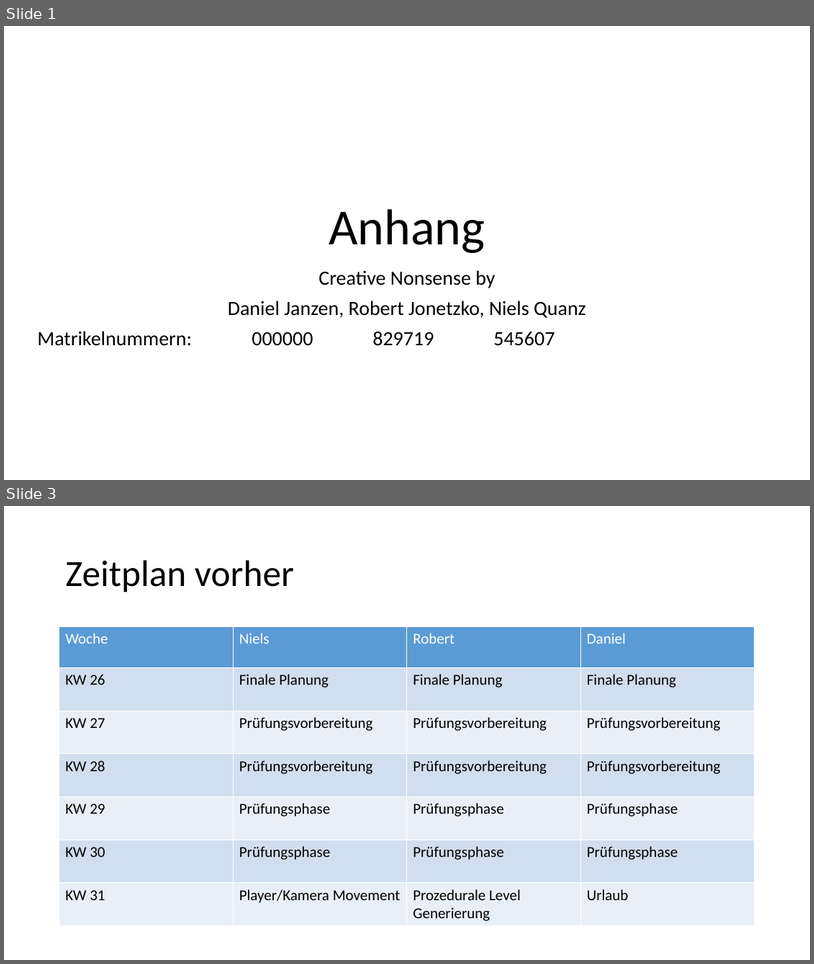
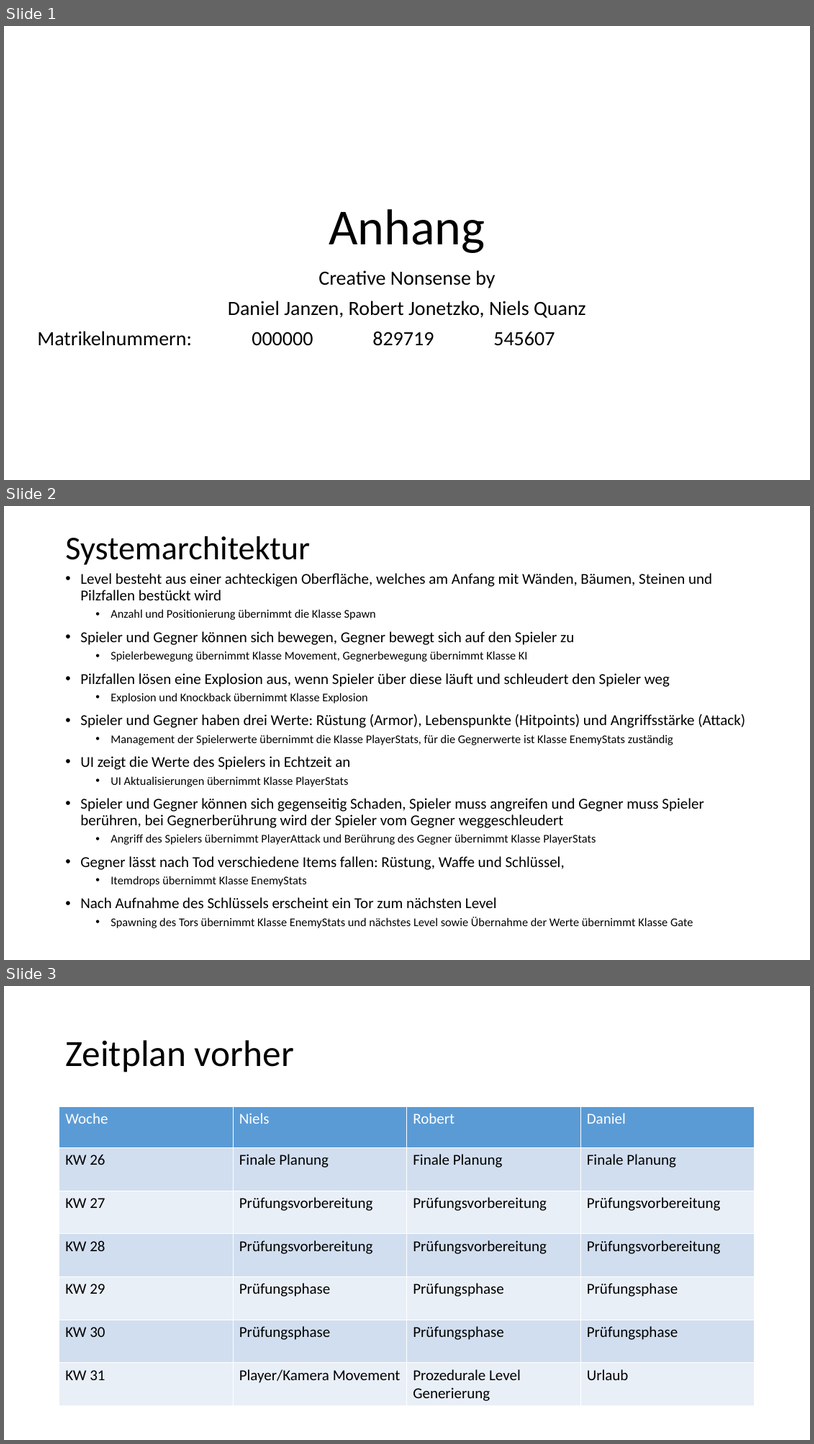
Before and after one commit to nielsq/CreativeNonSense, a slide deck: Anhang.pptx. Shown one above the other, each under a label of ours: slides 1 and 3 before the commit, slides 1, 2 and 3 after it; the slides between them are not shown. The pictures are 814x964 and 814x1444 pixels, drawn with LibreOffice and Linux fonts; fonts in the diff are those of the drawing. Boxes give left, top, right and bottom in pixels: in the first picture for what was removed or moved away, otherwise in the second. Text is boxed around its words. In the diff, an @@ line names an element or a change of style, - is before the commit and + after.

```diff
--- a/Anhang.pptx
+++ b/Anhang.pptx
@@ slide 2 added at (4,506,810,960), background #FFFFFF @@
@@ title added at (65,536,310,565), 39.6 pt, text #000000 @@
+Systemarchitektur
@@ text added at (80,573,746,928), 18 pt, text #000000 @@
+• Level besteht aus einer achteckigen Oberfläche, welches am Anfang mit Wänden, Bäumen, Steinen und Pilzfallen bestückt wird
+  • Anzahl und Positionierung übernimmt die Klasse Spawn
+• Spieler und Gegner können sich bewegen, Gegner bewegt sich auf den Spieler zu
+  • Spielerbewegung übernimmt Klasse Movement, Gegnerbewegung übernimmt Klasse KI
+• Pilzfallen lösen eine Explosion aus, wenn Spieler über diese läuft und schleudert den Spieler weg
+  • Explosion und Knockback übernimmt Klasse Explosion
+• Spieler und Gegner haben drei Werte: Rüstung (Armor), Lebenspunkte (Hitpoints) und Angriffsstärke (Attack)
+  • Management der Spielerwerte übernimmt die Klasse PlayerStats, für die Gegnerwerte ist Klasse EnemyStats zuständig
+• UI zeigt die Werte des Spielers in Echtzeit an
+  • UI Aktualisierungen übernimmt Klasse PlayerStats
+• Spieler und Gegner können sich gegenseitig Schaden, Spieler muss angreifen und Gegner muss Spieler berühren, bei Gegnerberührung wird der Spieler vom Gegner weggeschleudert
+  • Angriff des Spielers übernimmt PlayerAttack und Berührung des Gegner übernimmt Klasse PlayerStats
+• Gegner lässt nach Tod verschiedene Items fallen: Rüstung, Waffe und Schlüssel,
+  • Itemdrops übernimmt Klasse EnemyStats
+• Nach Aufnahme des Schlüssels erscheint ein Tor zum nächsten Level
+  • Spawning des Tors übernimmt Klasse EnemyStats und nächstes Level sowie Übernahme der Werte übernimmt Klasse Gate
```
Also in this commit, not shown: 1 slide removed.
